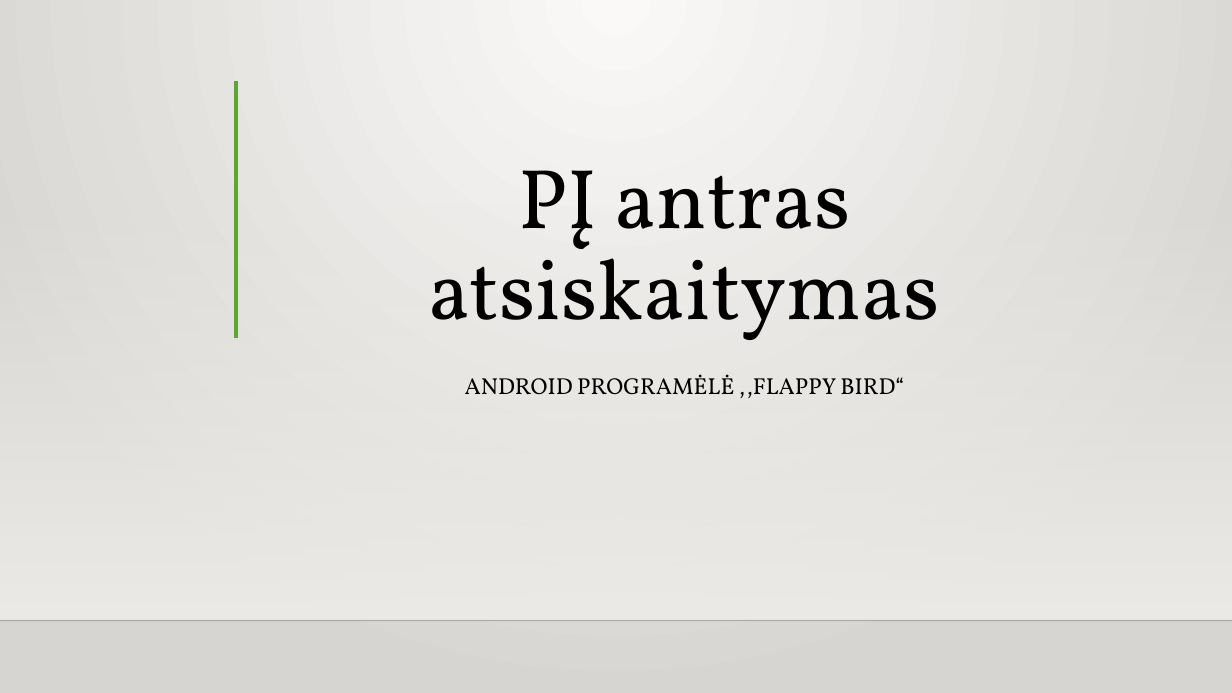
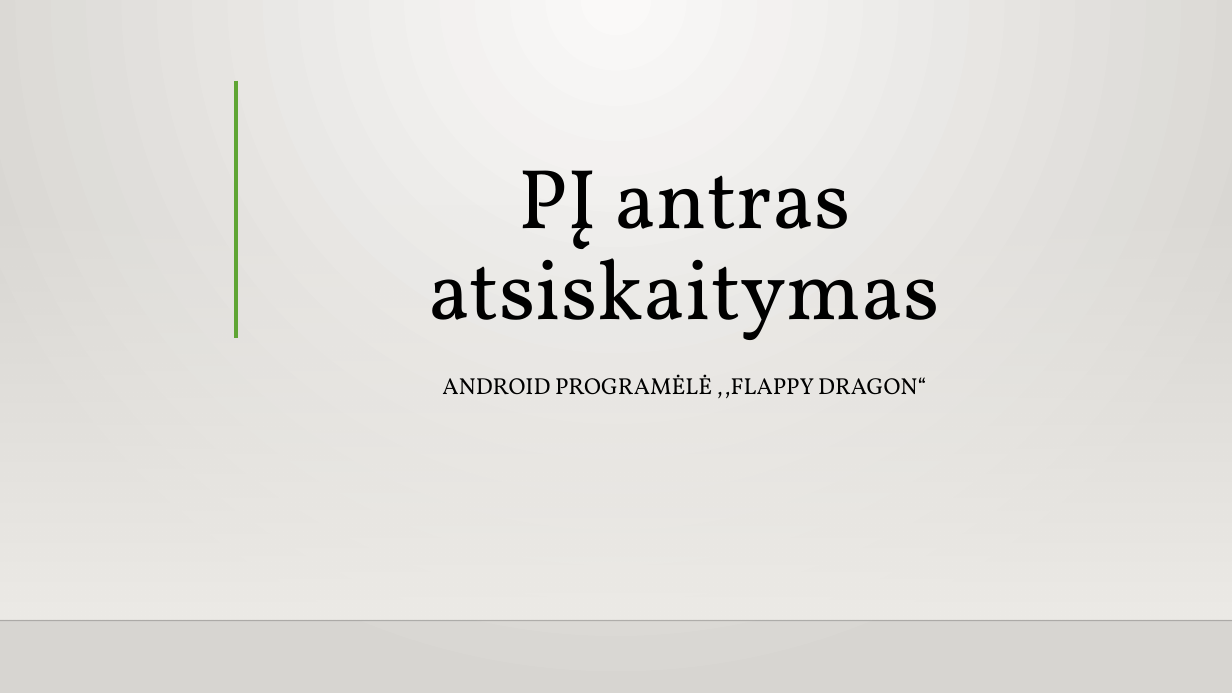
Before and after one commit to IgnasTrashDove1/Flappy, a slide deck: slide 1 of PĮ-antras-atsiskaitymas.pptx. Drawn at 1232x693 pixels with LibreOffice and Linux fonts; fonts in the diff are those of the drawing; background and template pictures are left out. Boxes give left, top, right and bottom in pixels: in the first picture for what was removed or moved away, otherwise in the second. Text is boxed around its words. In the diff, an @@ line names an element or a change of style, - is before the commit and + after.

```diff
--- a/PĮ-antras-atsiskaitymas.pptx
+++ b/PĮ-antras-atsiskaitymas.pptx
@@ subtitle at [442,374,926,398]: text changed @@
-ANDROID PROGRAMĖLĖ ,,FLAPPY BIRD“
+ANDROID PROGRAMĖLĖ ,,FLAPPY DRAGON“
```
Also in this commit, not shown: 8 other slides changed, 5 slides added, 2 slides removed.
